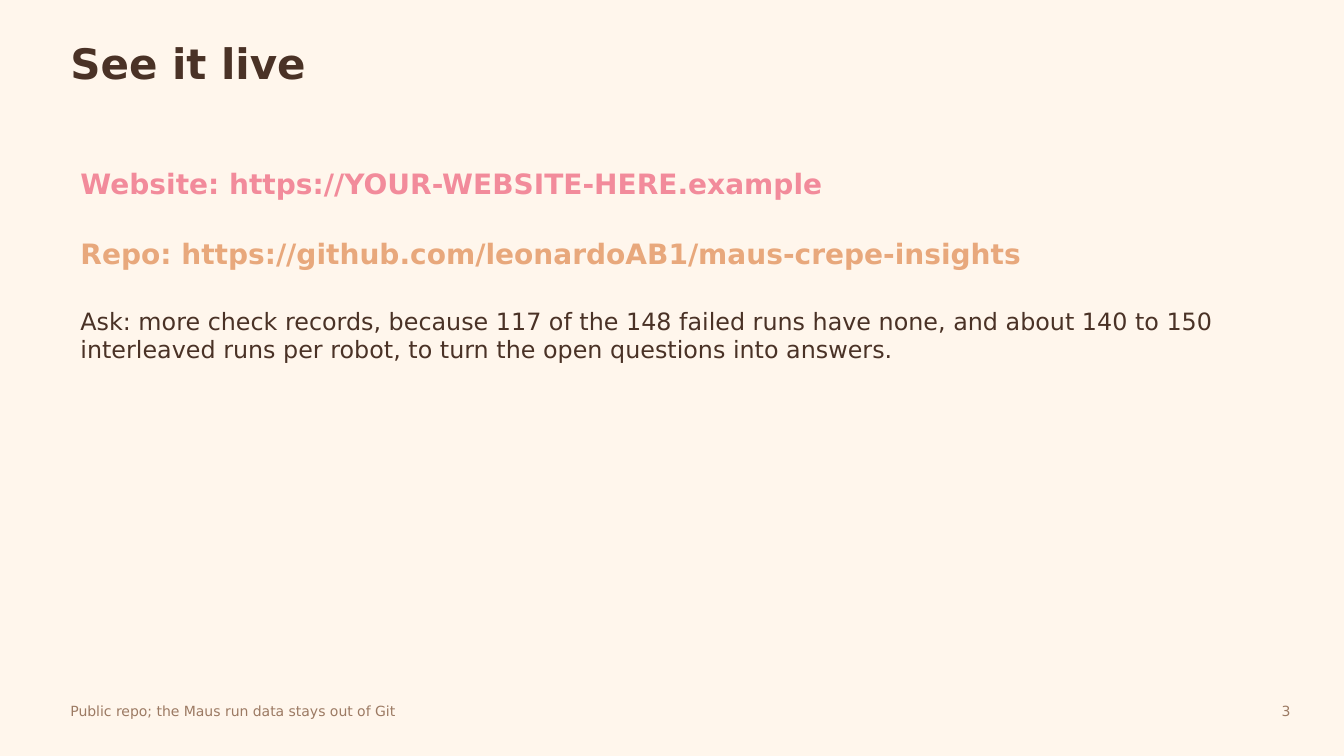
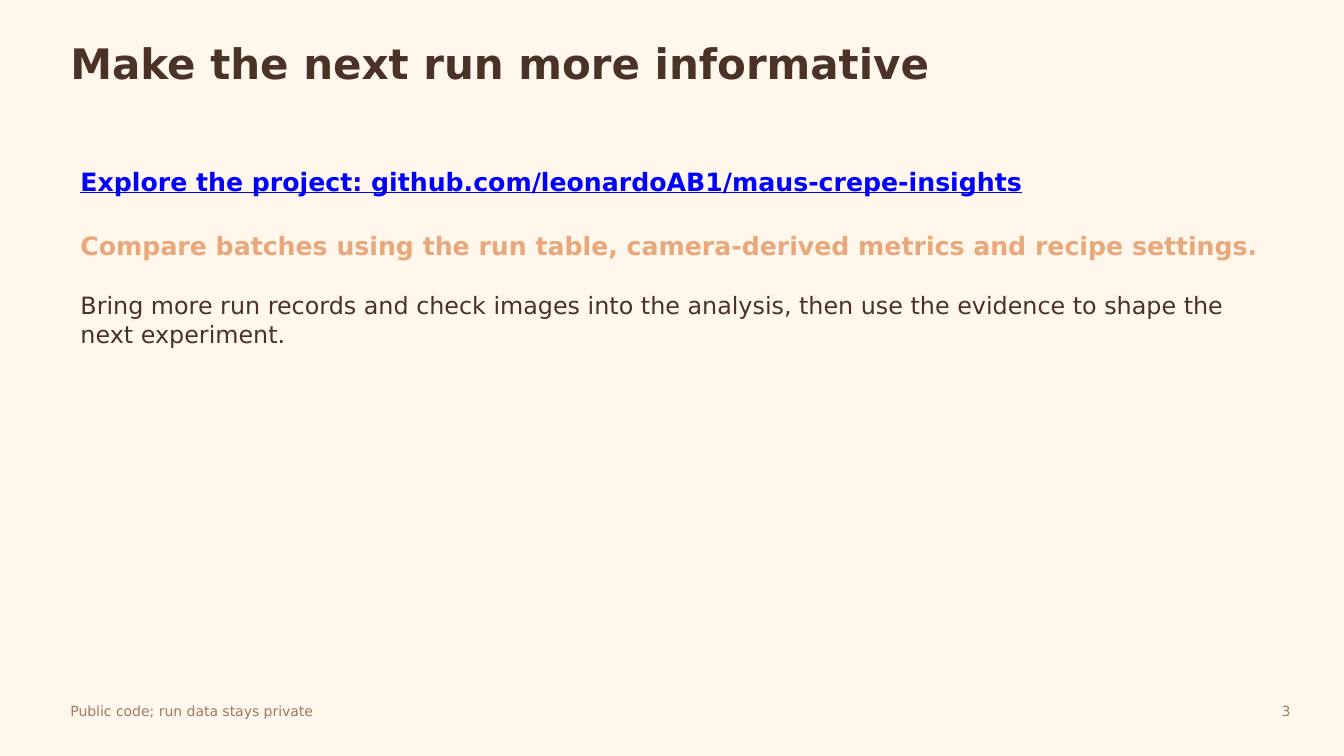
Before and after one commit to leonardoAB1/maus-crepe-insights, a slide deck: slide 3 of assets/pitch/pitch-deck.pptx. Drawn at 1344x756 pixels with LibreOffice and Linux fonts; fonts in the diff are those of the drawing. Boxes give left, top, right and bottom in pixels: in the first picture for what was removed or moved away, otherwise in the second. Text is boxed around its words. In the diff, an @@ line names an element or a change of style, - is before the commit and + after.

```diff
--- a/assets/pitch/pitch-deck.pptx
+++ b/assets/pitch/pitch-deck.pptx
@@ text at box(70, 47, 929, 80): text changed @@
-See it live
+Make the next run more informative
@@ text at box(80, 172, 1257, 348): text changed; size 17 to 18 pt; bold on @@
-Website: https://YOUR-WEBSITE-HERE.example
-Repo: https://github.com/leonardoAB1/maus-crepe-insights
-Ask: more check records, because 117 of the 148 failed runs have none, and about 140 to 150 interleaved runs per robot, to turn the open questions into answers.
+Explore the project: github.com/leonardoAB1/maus-crepe-insights
+Compare batches using the run table, camera-derived metrics and recipe settings.
+Bring more run records and check images into the analysis, then use the evidence to shape the next experiment.
@@ text at box(70, 705, 313, 719): text changed @@
-Public repo; the Maus run data stays out of Git
+Public code; run data stays private
```
Also in this commit, not shown: 2 other slides changed, 2 other files.
